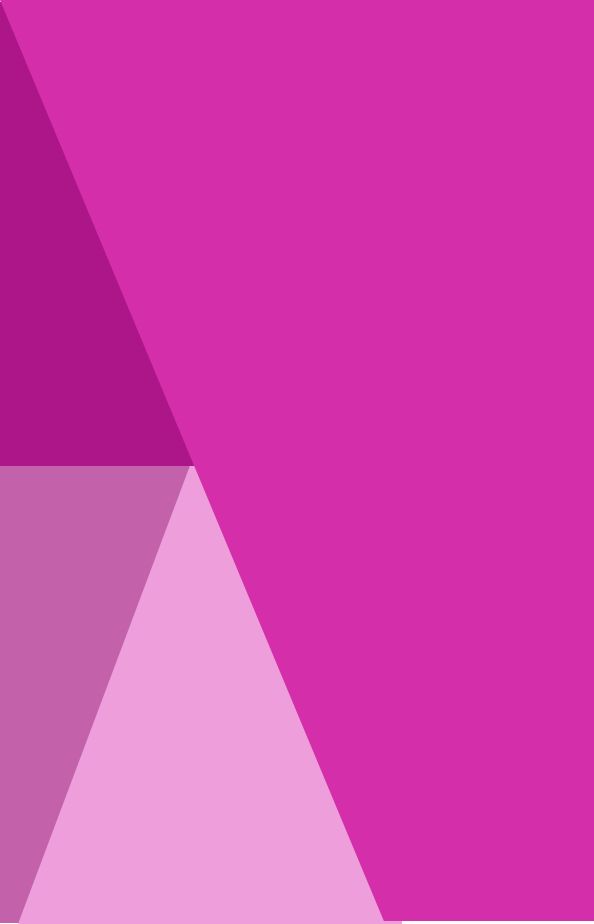
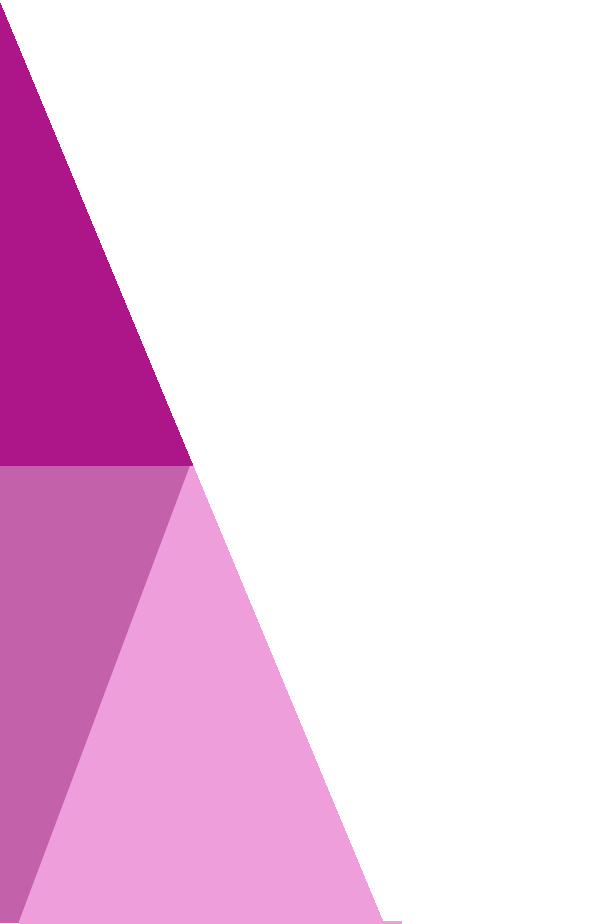
Before/after of a 594×924 layered artwork. What changed in the layer stack:
hid "Rectangle 1", painted on it, unmasked it over (0, 0, 594, 921)
painted on "Rectangle 2 copy 2", unmasked it over (1, 3, 402, 921)
removed layer "Rectangle 2" over (0, 2, 194, 466)
